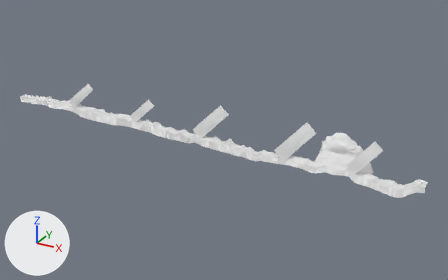
Two versions of the FBX model Assets/Arts/Map/Models/Theme_02/Desert_09.fbx, one commit apart.
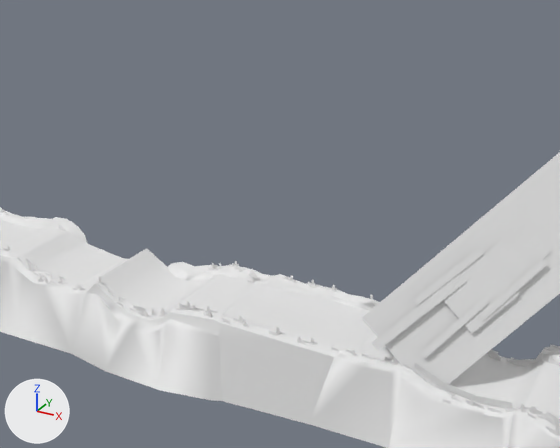
Each version is shown whole from a camera (50 mm lens) standing at (1112.6, -1008.6, 506.3) and looking at (533.3, 44.7, -20.4), then close up from a camera (50 mm lens) standing at (370.6, -117.0, 82.1) and looking at (299.1, 13.0, 17.1). The axes (+X, +Y, +Z) are drawn at lower left. The lights are the same throughout. Where no turn or scale is listed for an object, it has been applied to the vertices. Vertices at the same position are counted once.

Names of what the first close-up shows: 'Ground_01', 'Ground_03', 'Label_01', 'Leak_01', 'Light_01', 'Mountain_01', 'Road_01', 'Tree_01'.
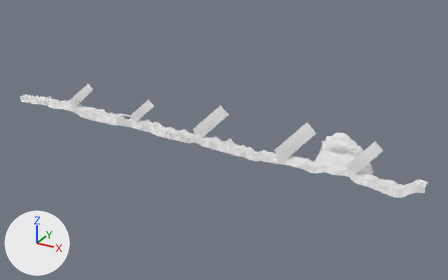
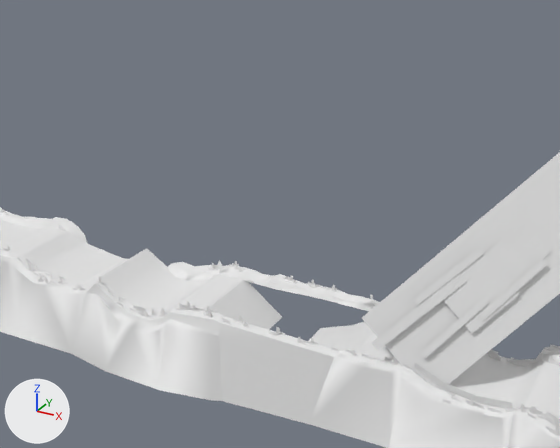
What changed in the scene script:
```text
Change me_mesh:
    where me_mesh.from_pydata(...)  # 1158 vertices, 780 faces; spans x 0.0..959.0, y -2.0..13.0, z -19.0..9.0
    used by ob_ground_01; location = (0.0, 0.0, 0.0)
    me_mesh part 1: all 9 vertices in x 293.0..294.0, y -2.0..12.0, z 1.0 are moved by (-4.0, 0.0, 0.0)
Change me_mesh_006:
    where me_mesh_006.from_pydata(...)  # 1912 vertices, 1621 faces; spans x 0.0..959.0, y -3.0..17.0, z -19.0..8.0
    used by ob_road_01; location = (0.0, 0.0, 0.0)
    me_mesh_006 part 3: all 19 vertices in x 293.0..303.0, y -3.0..15.0, z -7.0..1.0 are moved by (-4.0, 0.0, 0.0)
Change me_mesh_010:
    where me_mesh_010.from_pydata(...)  # 14 vertices, 7 faces; spans x 290.69..292.91, y 13.64..13.74, z 1.15..4.66
    used by ob_label_01; location = (0.0, 0.0, 0.0)
    me_mesh_010 part 2: the whole mesh is moved by (-291.8, -13.69, -2.91)
Remove ob_ground_03:
    ob_ground_03 = bpy.data.objects.new('Ground_03', me_mesh_008)
    ob_ground_03.location = (0.0, 0.0, 0.0)
Change ob_label_01:
    ob_label_01.location: (0.0, 0.0, 0.0) -> (283.2, 13.7, 2.8)
```

Location of each change, [x1, y1, x2, y2] in pixels of the close-ups (560 x 448 px; the box of a moved part takes in the faces that stretch with it):
'Ground_03', deleted: before [222, 284, 373, 354]
'Label_01', moved: before [248, 268, 257, 281]; after [216, 261, 224, 274]
part 1 of me_mesh, moved or reshaped: before [191, 279, 256, 315]; after [191, 279, 240, 311]
part 3 of me_mesh_006, moved or reshaped: before [190, 276, 258, 308]; after [190, 276, 282, 330]
